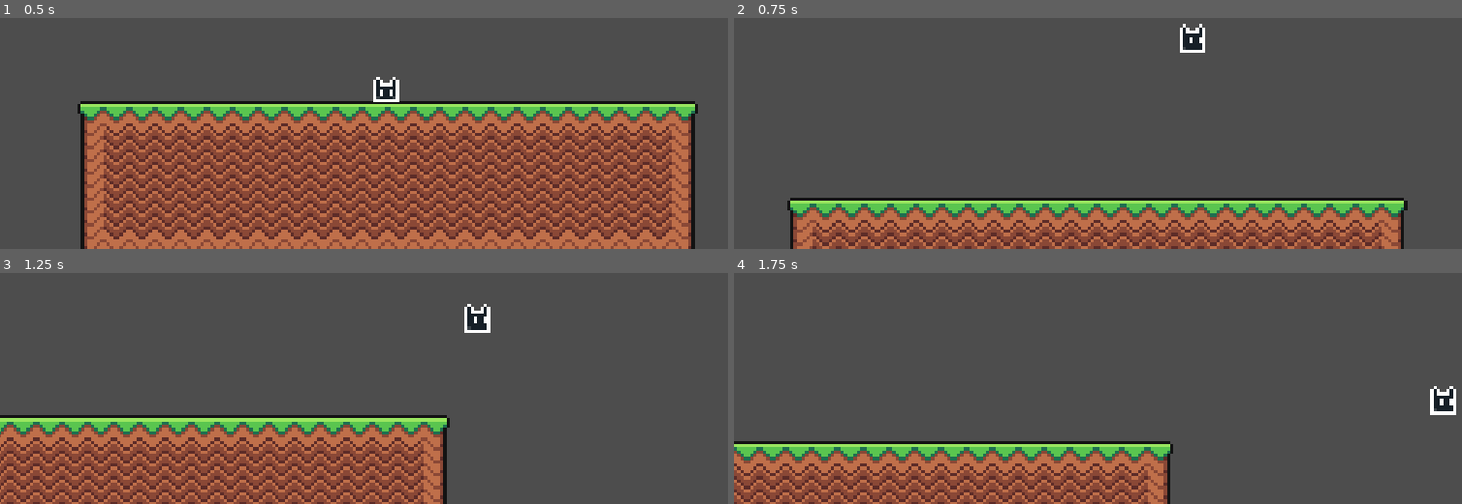
Above: before the commit, frames 1-4 (two rows, left to right).
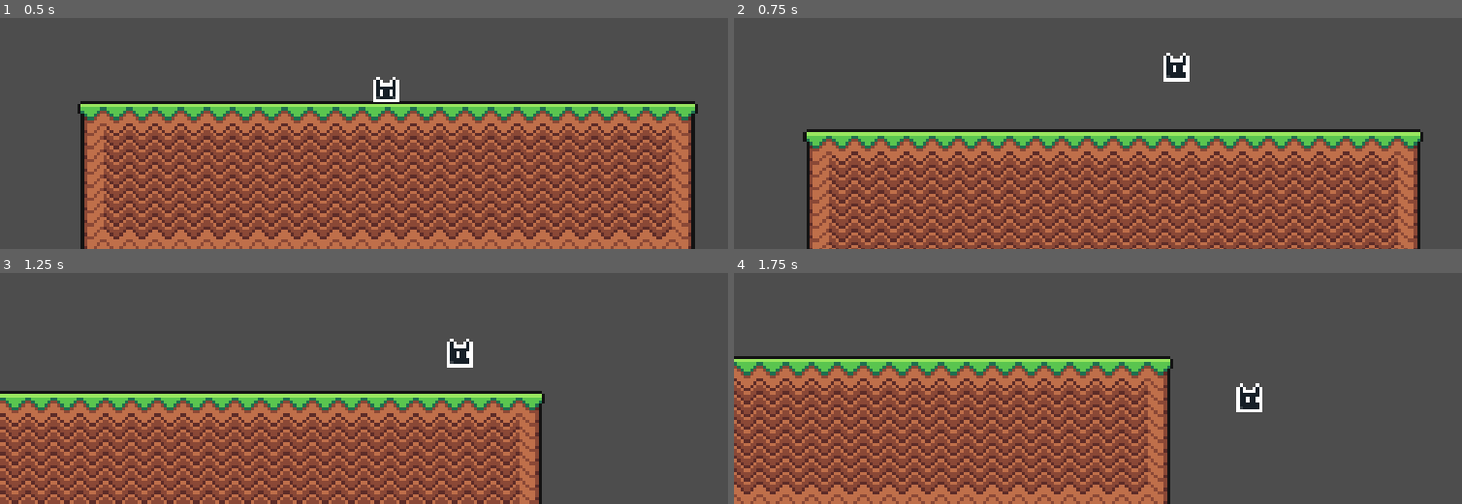
Above: after the commit, the same moments.

Repository: adityarahmanda/RabvantureGodot
Game: Godot game, scene res://world.tscn
Same seed, same stepped clock (60 frames per second), same inputs: the game is played once before the commit and once after it.
Inputs:
- Up to frame 1 (0.5 s): no input
- Up to frame 2 (0.75 s): tap Enter (ui_accept) at 0.5, 0.6 s; hold Right (ui_right) from 0.53 s (still down)
- Up to frame 3 (1.25 s): keep holding Right (ui_right); tap Enter (ui_accept) at 0.77, 1.07 s
- Up to frame 4 (1.75 s): keep holding Right (ui_right); tap Enter (ui_accept) at 1.35, 1.52 s

Frame 1 is identical in both runs. In frame 2, 41% of the frame differs, in the area x 7-95%, y 2-100%; in frame 3, 32%; in frame 4, 36%.

Commit message:
implement charge jumping

Diff:
--- a/Player.gd
+++ b/Player.gd
@@ -1,26 +1,40 @@
 extends CharacterBody2D
 
-const SPEED = 150.0
-const JUMP_VELOCITY = -300.0
+const SPEED = 100.0
+const MIN_JUMP_VELOCITY = 150.0
+const MAX_JUMP_VELOCITY = 300.0
+const CHARGE_JUMP_TIME = 1.0
 const JUMP_FORGIVENESS = 0.2
 
 var direction = 0.0
 var isJumping = false
-var elapsedJumpTime = 0.2
+var isChargeJumping = false
+var elapsedChargeJumpTime = 0
+var elapsedJumpTime = JUMP_FORGIVENESS
+var jumpVelocity = 0
 var ungroundedTime = 0.0
 var gravity = ProjectSettings.get_setting("physics/2d/default_gravity")
+var currentAnimation = ""
 
 func _physics_process(delta):
 	handle_movement(delta)
-	handle_facing(delta)
-	handle_animation(delta)
+	handle_facing()
+	handle_animation()
 
 func handle_movement(delta):
-	direction = clamp(Input.get_axis("ui_left", "ui_right"), -1, 1)
+	# Handle Jump
 	if Input.is_action_just_pressed("ui_accept"):
+		elapsedChargeJumpTime = 0
+		jumpVelocity = MIN_JUMP_VELOCITY
+		isChargeJumping = true
+	if Input.is_action_just_released("ui_accept"):
+		isChargeJumping = false
+
+	if isChargeJumping:
+		jumpVelocity = lerp(jumpVelocity, MAX_JUMP_VELOCITY, elapsedChargeJumpTime / CHARGE_JUMP_TIME)
+		jumpVelocity = clamp(jumpVelocity, MIN_JUMP_VELOCITY, MAX_JUMP_VELOCITY)
+		elapsedChargeJumpTime += delta
 		elapsedJumpTime = 0
-	else:
-		elapsedJumpTime += delta
 
 	# Handle Jump
 	if is_on_floor():
@@ -30,11 +44,14 @@
 		velocity.y += gravity * delta
 		ungroundedTime += delta
 
-	if elapsedJumpTime <= JUMP_FORGIVENESS and ungroundedTime <= JUMP_FORGIVENESS and !isJumping:
-		velocity.y = JUMP_VELOCITY
+	elapsedJumpTime += delta
+	if elapsedJumpTime <= JUMP_FORGIVENESS and ungroundedTime <= JUMP_FORGIVENESS and !isJumping and !isChargeJumping:
+		print(jumpVelocity)
+		velocity.y = -jumpVelocity
 		isJumping = true
 
 	# Handle Movement
+	direction = clamp(Input.get_axis("ui_left", "ui_right"), -1, 1)
 	if direction:
 		velocity.x = direction * SPEED
 	else:
@@ -42,14 +59,16 @@
 
 	move_and_slide()
 
-func handle_facing(delta):
+func handle_facing():
 	if direction > 0:
 		$Sprite2D.scale.x = 1
 	elif direction < 0:
 		$Sprite2D.scale.x = -1
 
-func handle_animation(delta):
-	if direction:
-		$AnimationPlayer.play("Walk")
+func handle_animation():
+	if isChargeJumping and is_on_floor():
+		currentAnimation = "ChargeJumpingWalk" if direction else "ChargeJumpingIdle"
 	else:
-		$AnimationPlayer.play("Idle")
+		currentAnimation = "Walk" if direction else "Idle"
+
+	$AnimationPlayer.play(currentAnimation)
--- a/Viewport.tscn
+++ /dev/null
@@ -1,14 +0,0 @@
-[gd_scene load_steps=2 format=3 uid="uid://dwlecl0virac3"]
-
-[ext_resource type="PackedScene" uid="uid://cn8jvk4udikk5" path="res://world.tscn" id="1_xmti3"]
-
-[node name="Viewport" type="Node2D"]
-
-[node name="SubViewportContainer" type="SubViewportContainer" parent="."]
-offset_right = 40.0
-offset_bottom = 40.0
-
-[node name="SubViewport" type="SubViewport" parent="SubViewportContainer"]
-size = Vector2i(64, 36)
-
-[node name="world" parent="SubViewportContainer/SubViewport" instance=ExtResource("1_xmti3")]
--- a/smooth_pixel.tscn
+++ /dev/null
@@ -1,3 +0,0 @@
-[gd_scene format=3 uid="uid://b2q604vl5cduc"]
-
-[node name="smooth_pixel" type="Node2D"]
--- a/world.tscn
+++ b/world.tscn
@@ -101,8 +101,46 @@
 "values": [2, 3]
 }
 
+[sub_resource type="Animation" id="Animation_mvh8r"]
+resource_name = "ChargeJumpingIdle"
+length = 0.5
+loop_mode = 1
+step = 0.05
+tracks/0/type = "value"
+tracks/0/imported = false
+tracks/0/enabled = true
+tracks/0/path = NodePath("Sprite2D:frame")
+tracks/0/interp = 1
+tracks/0/loop_wrap = true
+tracks/0/keys = {
+"times": PackedFloat32Array(0, 0.25),
+"transitions": PackedFloat32Array(1, 1),
+"update": 1,
+"values": [4, 5]
+}
+
+[sub_resource type="Animation" id="Animation_cibaa"]
+resource_name = "ChargeJumpingWalk"
+length = 0.5
+loop_mode = 1
+step = 0.05
+tracks/0/type = "value"
+tracks/0/imported = false
+tracks/0/enabled = true
+tracks/0/path = NodePath("Sprite2D:frame")
+tracks/0/interp = 1
+tracks/0/loop_wrap = true
+tracks/0/keys = {
+"times": PackedFloat32Array(0, 0.25),
+"transitions": PackedFloat32Array(1, 1),
+"update": 1,
+"values": [6, 7]
+}
+
 [sub_resource type="AnimationLibrary" id="AnimationLibrary_ur0y1"]
 _data = {
+"ChargeJumpingIdle": SubResource("Animation_mvh8r"),
+"ChargeJumpingWalk": SubResource("Animation_cibaa"),
 "Idle": SubResource("Animation_7kmth"),
 "RESET": SubResource("Animation_082l0"),
 "Walk": SubResource("Animation_6663p")
@@ -119,6 +157,11 @@
 [node name="Player" type="CharacterBody2D" parent="."]
 position = Vector2(0, 12)
 script = ExtResource("2_2vu2w")
+metadata/speed = 150.0
+metadata/minJumpVelocity = 100.0
+metadata/maxJumpVelocity = 300.0
+metadata/chargeJumpTime = 1.0
+metadata/jumpForgiveness = 0.2
 
 [node name="Camera2D" type="Camera2D" parent="Player"]
 position = Vector2(0, -50)
Not shown: 1 places in world.tscn that only renumber resources
